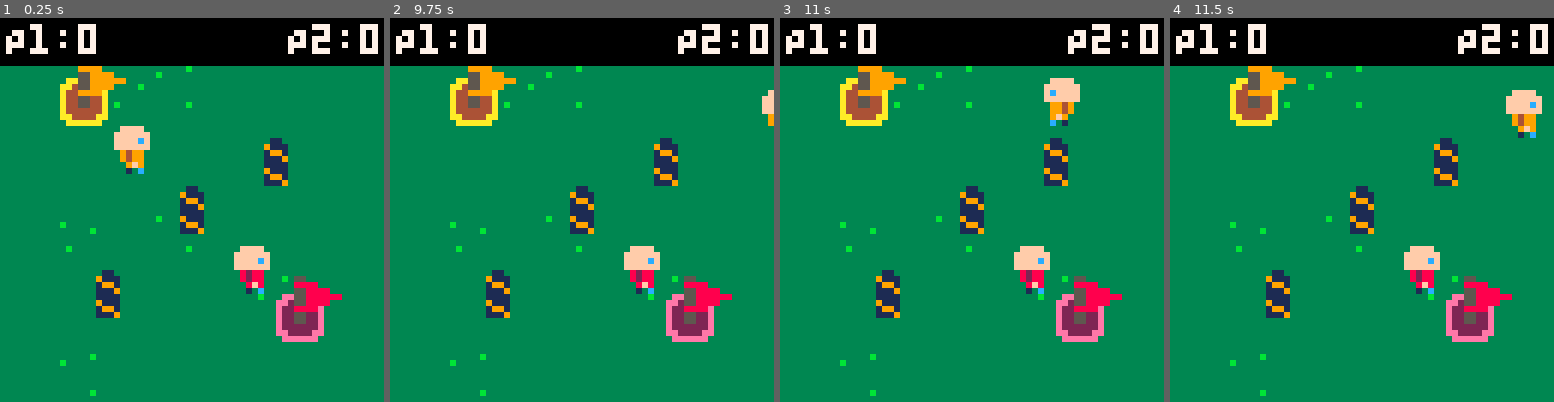
Above: before the commit, frames 1-4 (left to right).
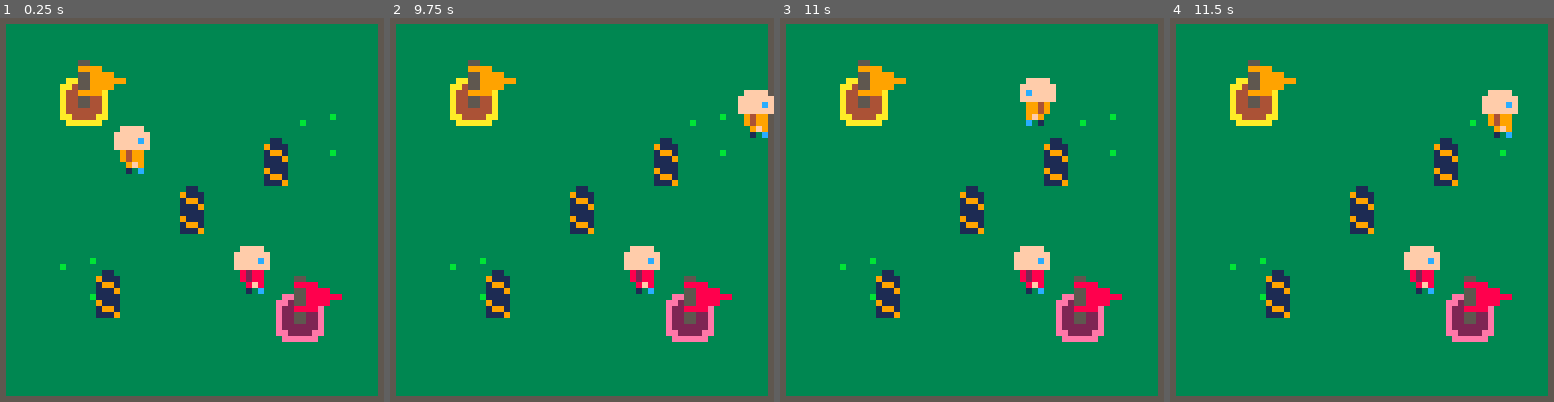
Above: after the commit, the same moments.

Repository: millwardesque/low-rez-jam-2018
Game: PICO-8 cartridge lrj.p8
The game is run twice, just before and just after one commit, with the same random seed, the same clock (stepped at 60 frames per second) and the same inputs.
Inputs:
- Up to frame 1 (0.25 s): no input
- Up to frame 2 (9.75 s): tap X (X key) at 0.33, 1.07, 1.85, 2.97, 4.08, 5.2, 6.32, 7.43, 8.55, 9.67 s; tap O (Z key) at 0.7, 1.7, 2.1, 2.5, 2.9, 3.3, 3.7, 4.1, 4.5, 4.9, 5.3, 5.7, 6.1, 6.5, 6.9, 7.3, 7.7, 8.1, 8.5, 8.9, 9.3, 9.7 s; hold Right 1.6-2.1 s; hold Up 2.15-2.42 s; hold Right 2.47-3.03 s; hold Left 3.08-3.58 s; hold Down 3.63-3.97 s; hold Right 4.02-4.68 s; hold Up 4.73-5.03 s; hold Left 5.08-5.68 s; hold Down 5.73-6.03 s; hold Right 6.08-6.58 s; hold Right 6.63-7.13 s; hold Up 7.18-7.45 s; hold Right 7.5-8.07 s; hold Left 8.12-8.62 s; hold Down 8.67-9 s; hold Right 9.05-9.72 s
- Up to frame 3 (11 s): hold Up 9.77-10.07 s; tap O (Z key) at 10.1, 10.5, 10.9 s; hold Left 10.12-10.72 s; hold Down from 10.77 s (still down); tap X (X key) at 10.78 s
- Up to frame 4 (11.5 s): release Down at 11.07 s; hold Right from 11.12 s (still down); tap O (Z key) at 11.3 s

The runs differ from the first frame. In frame 1, 17% of the frame differs, in the area x 0-100%, y 0-100%; in frame 2, 18%; in frame 3, 19%; in frame 4, 19%.

Commit message:
Player / boundary collisions.

Diff:
--- a/game.lua
+++ b/game.lua
@@ -73,7 +73,7 @@
 end
 
 function render_ui()
-    if state == "ingame" then
+    if false and state == "ingame" then
         rectfill(0, 0, 64, 7, 0)
         color(7)
         print("P1:"..p1_score, 1, 1)
@@ -123,6 +123,22 @@
         for obj in all(scene) do
             if obj.update then
                 obj.update(obj)
+            end
+        end
+
+        -- Boundary collision
+        for p in all({p1, p2}) do
+            while physics.check_collision_collidable_with_box(p, 0, 0, 64, 1) do
+                p.y += 1
+            end
+            while physics.check_collision_collidable_with_box(p, 0, 64, 64, 1) do
+                p.y -= 1
+            end
+            while physics.check_collision_collidable_with_box(p, 0, 0, 1, 64) do
+                p.x += 1
+            end
+            while physics.check_collision_collidable_with_box(p, 64, 0, 1, 64) do
+                p.x -= 1
             end
         end
 
--- a/lib/physics.lua
+++ b/lib/physics.lua
@@ -14,6 +14,11 @@
 		o1_anchor = o1.col.get_anchor(o1)
 		o2_anchor = o2.col.get_anchor(o2)
 		return physics.check_collision(o1_anchor.x, o1_anchor.y, o1.col.w, o1.col.h, o2_anchor.x, o2_anchor.y, o2.col.w, o2.col.h)
-	end
+	end,
+
+	check_collision_collidable_with_box = function(o1, o2_x, o2_y, o2_w, o2_h)
+		o1_anchor = o1.col.get_anchor(o1)
+		return physics.check_collision(o1_anchor.x, o1_anchor.y, o1.col.w, o1.col.h, o2_x, o2_y, o2_w, o2_h)
+	end,
 }
 return physics
--- a/lib/player.lua
+++ b/lib/player.lua
@@ -14,7 +14,7 @@
 	    p.renderable.draw_order = 2
 	    p.renderable.palette = palette
 
-	    collider.attach(p, 2, 5, 4, 3)
+	    collider.attach(p, 2, 6, 4, 2)
 
 	    p.pickup_flag = function(self, flag)
 	    	self.has_flag = true
--- a/lrj.p8
+++ b/lrj.p8
@@ -171,7 +171,12 @@
 		o1_anchor = o1.col.get_anchor(o1)
 		o2_anchor = o2.col.get_anchor(o2)
 		return physics.check_collision(o1_anchor.x, o1_anchor.y, o1.col.w, o1.col.h, o2_anchor.x, o2_anchor.y, o2.col.w, o2.col.h)
-	end
+	end,
+
+	check_collision_collidable_with_box = function(o1, o2_x, o2_y, o2_w, o2_h)
+		o1_anchor = o1.col.get_anchor(o1)
+		return physics.check_collision(o1_anchor.x, o1_anchor.y, o1.col.w, o1.col.h, o2_x, o2_y, o2_w, o2_h)
+	end,
 }
 return physics
 end
@@ -390,7 +395,7 @@
 	    p.renderable.draw_order = 2
 	    p.renderable.palette = palette
 
-	    collider.attach(p, 2, 5, 4, 3)
+	    collider.attach(p, 2, 6, 4, 2)
 
 	    p.pickup_flag = function(self, flag)
 	    	self.has_flag = true
@@ -569,7 +574,7 @@
 end
 
 function render_ui()
-    if state == "ingame" then
+    if false and state == "ingame" then
         rectfill(0, 0, 64, 7, 0)
         color(7)
         print("P1:"..p1_score, 1, 1)
@@ -619,6 +624,22 @@
         for obj in all(scene) do
             if obj.update then
                 obj.update(obj)
+            end
+        end
+
+        -- Boundary collision
+        for p in all({p1, p2}) do
+            while physics.check_collision_collidable_with_box(p, 0, 0, 64, 1) do
+                p.y += 1
+            end
+            while physics.check_collision_collidable_with_box(p, 0, 64, 64, 1) do
+                p.y -= 1
+            end
+            while physics.check_collision_collidable_with_box(p, 0, 0, 1, 64) do
+                p.x += 1
+            end
+            while physics.check_collision_collidable_with_box(p, 64, 0, 1, 64) do
+                p.x -= 1
             end
         end
 
@@ -742,14 +763,14 @@
 00000000000000000000000000000000000000000000000000000000000000000000000000000000000000000000000000000000000000000000000000000000
 00000000000000000000000000000000000000000000000000000000000000000000000000000000000000000000000000000000000000000000000000000000
 00000000000000000000000000000000000000000000000000000000000000000000000000000000000000000000000000000000000000000000000000000000
-333333333333333b3333333300000000000000000000000000000000000000000000000000000000000000000000000000000000000000000000000000000000
-3333333333b333333333333300000000000000000000000000000000000000000000000000000000000000000000000000000000000000000000000000000000
-333333333333333333b3333300000000000000000000000000000000000000000000000000000000000000000000000000000000000000000000000000000000
-33333333333333333333333b00000000000000000000000000000000000000000000000000000000000000000000000000000000000000000000000000000000
-33333333333333333333333300000000000000000000000000000000000000000000000000000000000000000000000000000000000000000000000000000000
-33333333333333333333333300000000000000000000000000000000000000000000000000000000000000000000000000000000000000000000000000000000
-333333333333333b333b333300000000000000000000000000000000000000000000000000000000000000000000000000000000000000000000000000000000
-33333333333333333333333300000000000000000000000000000000000000000000000000000000000000000000000000000000000000000000000000000000
+333333333333333b3333333355555555555555555555555533333335533333333333333333333335533333330000000000000000000000000000000000000000
+3333333333b333333333333353333333333333333333333533333335533333333333333333333335533333330000000000000000000000000000000000000000
+333333333333333333b3333353333333333333333333333533333335533333333333333333333335533333330000000000000000000000000000000000000000
+33333333333333333333333b53333333333333333333333533333335533333333333333333333335533333330000000000000000000000000000000000000000
+33333333333333333333333353333333333333333333333533333335533333333333333333333335533333330000000000000000000000000000000000000000
+33333333333333333333333353333333333333333333333533333335533333333333333333333335533333330000000000000000000000000000000000000000
+333333333333333b333b333353333333333333333333333533333335533333333333333333333335533333330000000000000000000000000000000000000000
+33333333333333333333333353333333333333333333333533333335533333335555555555555555555555550000000000000000000000000000000000000000
 0aaaaaa0000000000000000000000000000000000000000000000000000000000000000000000000000000000000000000000000000000000000000000000000
 aa4444aa000000000000000000000000000000000000000000000000000000000000000000000000000000000000000000000000000000000000000000000000
 a444444a000000000000000000000000000000000000000000000000000000000000000000000000000000000000000000000000000000000000000000000000
@@ -843,14 +864,14 @@
 0000000000000000000000000000000000000000000000000000000000000000000000000000000000000000000000000000000000000000000000000000000000000000000000000000000000000000000000000000000000000000000000000000000000000000000000000000000000000000000000000000000000000000
 0000000000000000000000000000000000000000000000000000000000000000000000000000000000000000000000000000000000000000000000000000000000000000000000000000000000000000000000000000000000000000000000000000000000000000000000000000000000000000000000000000000000000000
 __map__
-4040404240404140404040404040404040404040404040404040404040404040000000000000000000000000000000000000000000000000000000000000000000000000000000000000000000000000000000000000000000000000000000000000000000000000000000000000000000000000000000000000000000000000
-4040424140404040414040404040404040404141404040404040404040404040000000000000000000000000000000000000000000000000000000000000000000000000000000000000000000000000000000000000000000000000000000000000000000000000000000000000000000000000000000000000000000000000
-4040404040404040404240404040404040404040404040404041404040404040000000000000000000000000000000000000000000000000000000000000000000000000000000000000000000000000000000000000000000000000000000000000000000000000000000000000000000000000000000000000000000000000
-4040404040404040404040404040404040404040404040404040404040404040000000000000000000000000000000000000000000000000000000000000000000000000000000000000000000000000000000000000000000000000000000000000000000000000000000000000000000000000000000000000000000000000
-4042404140404040404040404040404040404040404040404040404040404040000000000000000000000000000000000000000000000000000000000000000000000000000000000000000000000000000000000000000000000000000000000000000000000000000000000000000000000000000000000000000000000000
-4040404040424040404040404040404040404040404040404040404141414040000000000000000000000000000000000000000000000000000000000000000000000000000000000000000000000000000000000000000000000000000000000000000000000000000000000000000000000000000000000000000000000000
-4040404040404040424040404040404040404040404040404040404040414040000000000000000000000000000000000000000000000000000000000000000000000000000000000000000000000000000000000000000000000000000000000000000000000000000000000000000000000000000000000000000000000000
-4041404040404040404040404040404140404040404040404040404041404040000000000000000000000000000000000000000000000000000000000000000000000000000000000000000000000000000000000000000000000000000000000000000000000000000000000000000000000000000000000000000000000000
+4344444444444445404040404040404040404040404040404040404040404040000000000000000000000000000000000000000000000000000000000000000000000000000000000000000000000000000000000000000000000000000000000000000000000000000000000000000000000000000000000000000000000000
+4740404040404046414040404040404040404141404040404040404040404040000000000000000000000000000000000000000000000000000000000000000000000000000000000000000000000000000000000000000000000000000000000000000000000000000000000000000000000000000000000000000000000000
+4740404040404146404240404040404040404040404040404041404040404040000000000000000000000000000000000000000000000000000000000000000000000000000000000000000000000000000000000000000000000000000000000000000000000000000000000000000000000000000000000000000000000000
+4740404040404046404040404040404040404040404040404040404040404040000000000000000000000000000000000000000000000000000000000000000000000000000000000000000000000000000000000000000000000000000000000000000000000000000000000000000000000000000000000000000000000000
+4740404040404046404040404040404040404040404040404040404040404040000000000000000000000000000000000000000000000000000000000000000000000000000000000000000000000000000000000000000000000000000000000000000000000000000000000000000000000000000000000000000000000000
+4741404040404046404040404040404040404040404040404040404141414040000000000000000000000000000000000000000000000000000000000000000000000000000000000000000000000000000000000000000000000000000000000000000000000000000000000000000000000000000000000000000000000000
+4740404040404046424040404040404040404040404040404040404040414040000000000000000000000000000000000000000000000000000000000000000000000000000000000000000000000000000000000000000000000000000000000000000000000000000000000000000000000000000000000000000000000000
+4a48484848484849404040404040404140404040404040404040404041404040000000000000000000000000000000000000000000000000000000000000000000000000000000000000000000000000000000000000000000000000000000000000000000000000000000000000000000000000000000000000000000000000
 5050505050535050505053404040404040404040404040404040404040404040000000000000000000000000000000000000000000000000000000000000000000000000000000000000000000000000000000000000000000000000000000000000000000000000000000000000000000000000000000000000000000000000
 4040404040514040404051404040404040404040404040404040404040404040000000000000000000000000000000000000000000000000000000000000000000000000000000000000000000000000000000000000000000000000000000000000000000000000000000000000000000000000000000000000000000000000
 4140404040514060614051404040404040404040404040414240404040404040000000000000000000000000000000000000000000000000000000000000000000000000000000000000000000000000000000000000000000000000000000000000000000000000000000000000000000000000000000000000000000000000
